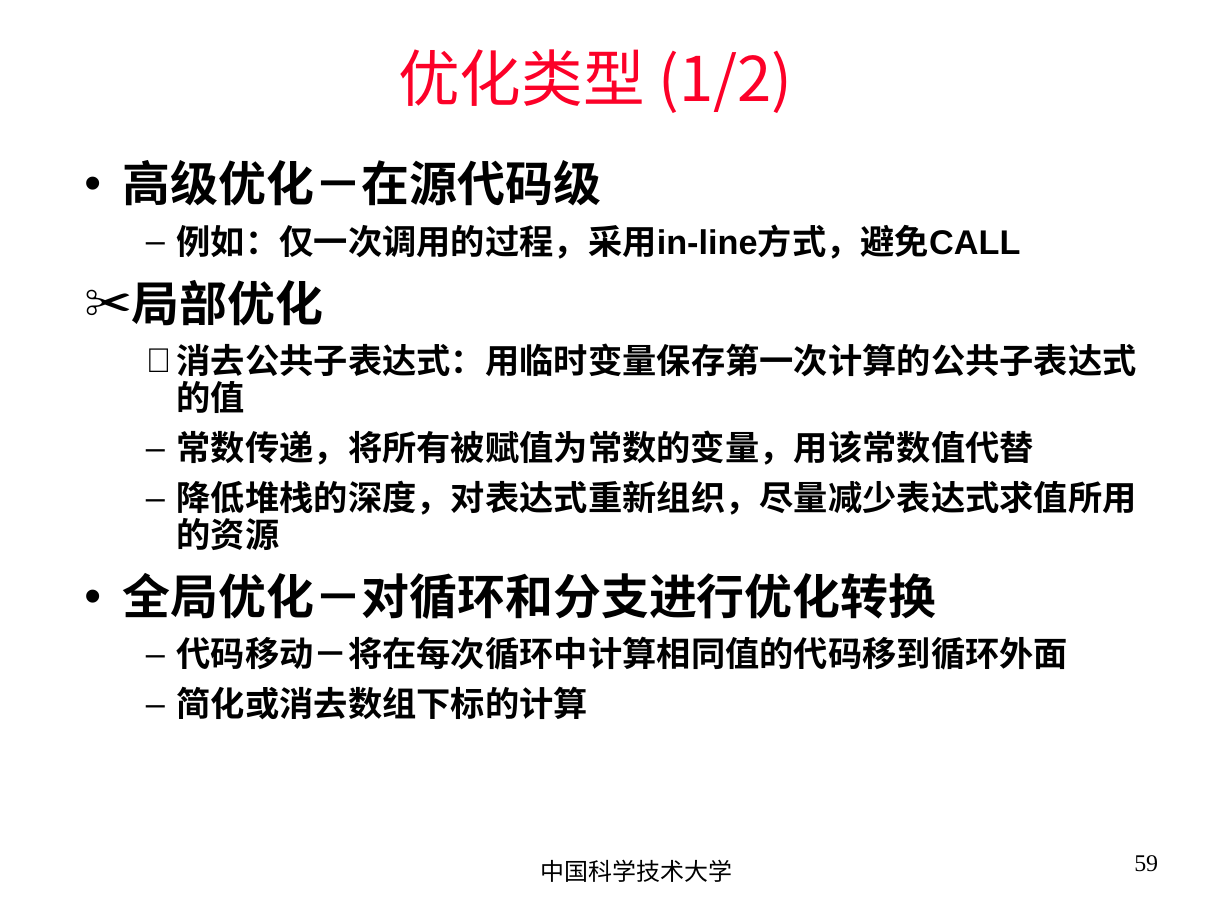
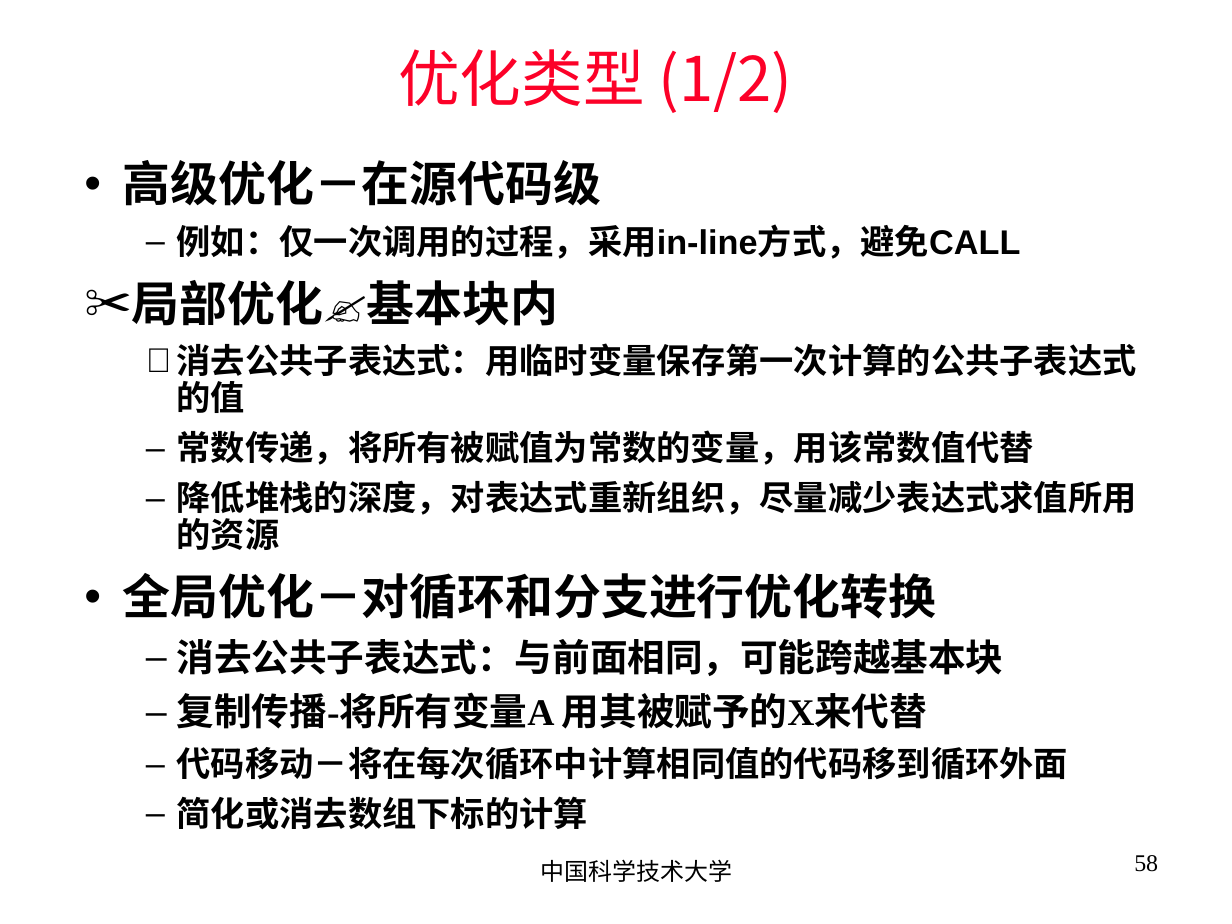
Before and after one commit to blindFS/ca2015, a slide deck: slide 58 of handouts/chapter02.ppt (slide 59 before the commit). Drawn at 1232x924 pixels with LibreOffice and Linux fonts; fonts in the diff are those of the drawing. Boxes give left, top, right and bottom in pixels: in the first picture for what was removed or moved away, otherwise in the second. Text is boxed around its words. In the diff, an @@ line names an element or a change of style, - is before the commit and + after.

```diff
--- a/handouts/chapter02.ppt
+++ b/handouts/chapter02.ppt
@@ text at [132,280,559,326]: text changed @@
-✂ 局部优化
+✂ 局部优化✍基本块内
@@ text at [177,639,1004,729]: paragraphs added @@
+  – 消去公共子表达式：与前面相同，可能跨越基本块
+  – 复制传播-将所有变量A 用其被赋予的X来代替
@@ page number at [1134,855,1158,872]: text changed @@
-59
+58
```
Also in this commit, not shown: 28 other slides changed, 5 slides added, 3 slides removed.
